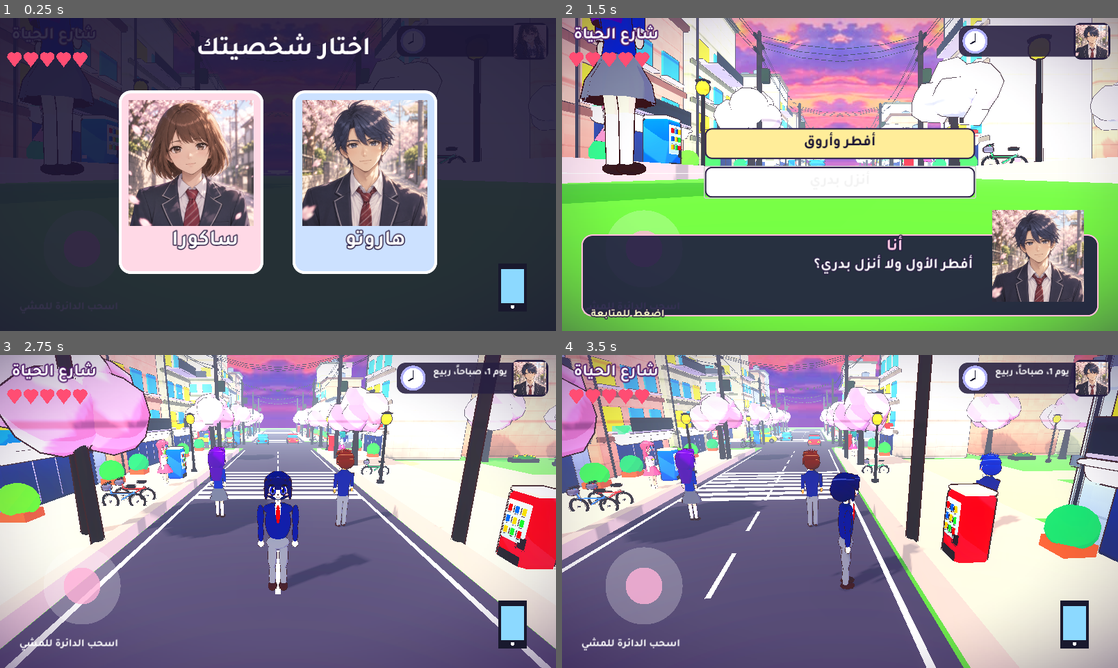
Above: before the commit, frames 1-4 (two rows, left to right).
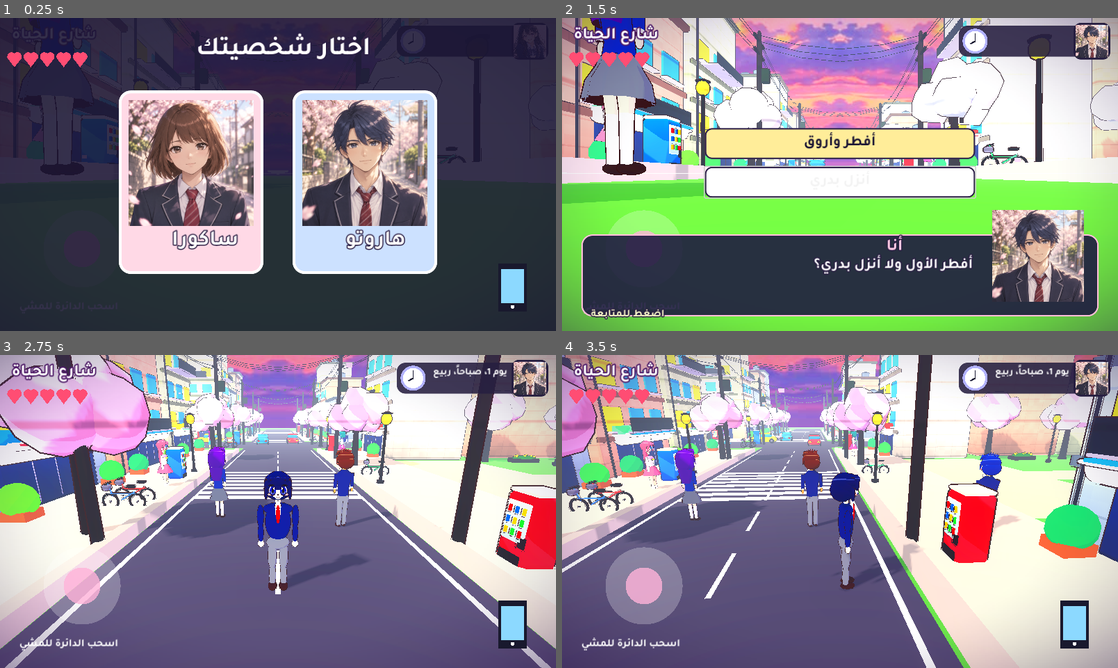
Above: after the commit, the same moments.

Repository: otakucoderstudio/anime-life-game
Game: Godot game, scene res://main.tscn
Same seed, same stepped clock (60 frames per second), same inputs: the game is played once before the commit and once after it.
Inputs (mouse positions are in pixels of both pictures, inside the frame that each line leads up to):
- Up to frame 1 (0.25 s): no input
- Up to frame 2 (1.5 s): tap Enter at 0.5 s; move the mouse to (962, 158) at 0.52 s; hold Right (ui_right) 0.53-1.25 s; click (962, 158) at 0.67 s; drag from (728, 190) to (812, 237) at 1.27 s
- Up to frame 3 (2.75 s): click "أفطر وأروق" at 2 s
- Up to frame 4 (3.5 s): move the mouse to (895, 442) at 2.77 s; hold Right (ui_right) from 2.78 s (still down)

The runs differ from the first frame. In frame 1, less than 0.1% of the frame differs, in the area x 13-15%, y 30-32%; in frame 2, less than 0.1%; in frame 3, less than 0.1%; in frame 4, 0.1%, in the area x 12-100%, y 23-36%.

Commit message:
Source for v3d-0.68: Colored shop awnings

Diff:
--- a/godot-3d/main.gd
+++ b/godot-3d/main.gd
@@ -264,6 +264,8 @@
 			var z=-float(i)*9.5+4
 			building(side,z,h,cols[(i+(1 if side>0 else 0))%cols.size()],i)
 			shop(side,z,i+(1 if side>0 else 0))
+			var aw:=box(self,Vector3(1.3,0.08,5.2),[Color(0.9,0.3,0.35),Color(0.3,0.6,0.9),Color(0.35,0.75,0.5),Color(0.97,0.75,0.25)][(i+side+4)%4],Vector3(side*(13.5-3.55)-side*0.7,2.7,z),false)
+			aw.rotation_degrees.z=side*14.0
 			planter(Vector3(side*9.1,0,z+3.2+float((i*3)%3)*0.4),i)
 			planter(Vector3(side*9.1,0,z-3.0),i+2)
 		sakura(Vector3(-5.9,0,-float(i)*9.5-1),i) if i%2==0 else null
